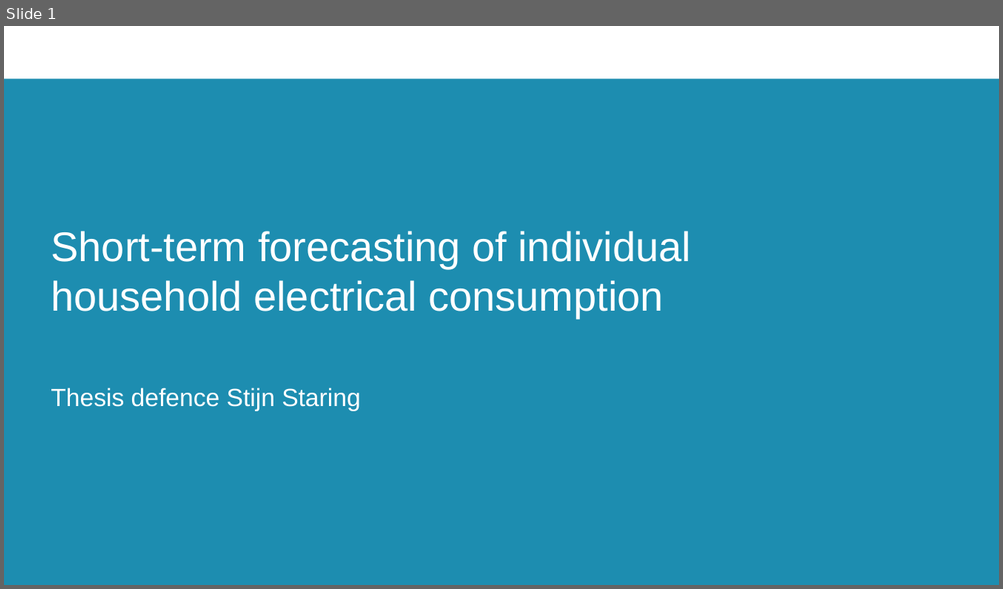
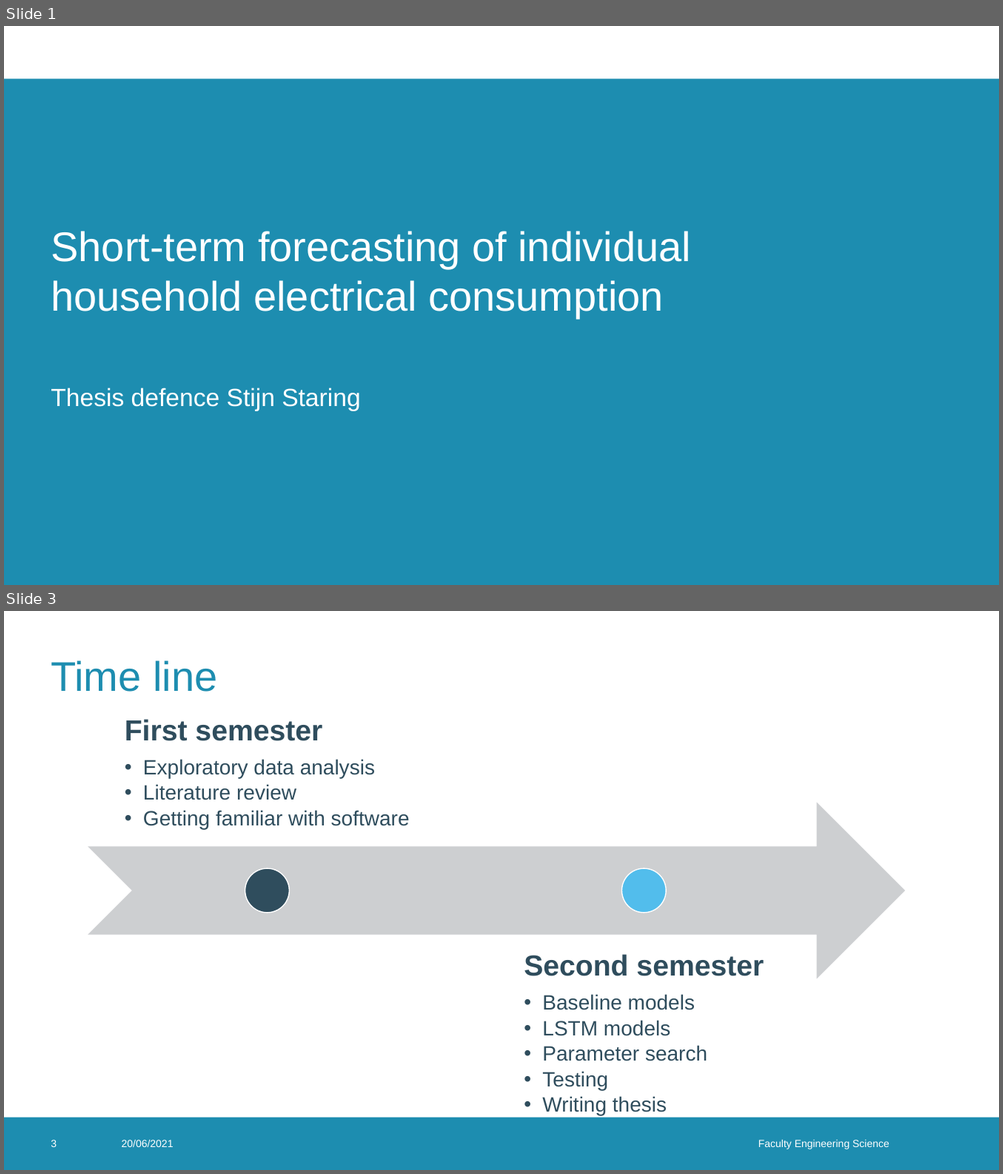
Before and after one commit to StijnStaring/TS_report, a slide deck: PPT/PPT_MAI.pptx. Shown one above the other, each under a label of ours: slide 1 before the commit, slides 1 and 3 after it; the slides between them are not shown. The pictures are 1003x589 and 1003x1174 pixels, drawn with LibreOffice and Linux fonts; fonts in the diff are those of the drawing; background and template pictures are left out. Boxes give left, top, right and bottom in pixels: in the first picture for what was removed or moved away, otherwise in the second. Text is boxed around its words. In the diff, an @@ line names an element or a change of style, - is before the commit and + after.

```diff
--- a/PPT/PPT_MAI.pptx
+++ b/PPT/PPT_MAI.pptx
@@ slide 3 added at box(4, 611, 999, 1170), background #FFFFFF; not listed: 1 template element that a slide beside it also shows @@
@@ title added at box(51, 661, 217, 692), 40 pt, text #1D8DB0 @@
+Time line
@@ group added at box(88, 719, 905, 1116): 2 texts, 2 ellipses, 1 notched right arrow @@
+First semester
+  • Exploratory data analysis
+  • Literature review
+  • Getting familiar with software
+Second semester
+  • Baseline models
+  • LSTM models
+  • Parameter search
+  • Testing
+  • Writing thesis
@@ page number added at box(51, 1140, 57, 1147), 10 pt, text #FFFFFF @@
+3
@@ text added at box(122, 1140, 173, 1147), 10 pt, text #FFFFFF @@
+20/06/2021
@@ text added at box(758, 1140, 889, 1150), 10 pt, text #FFFFFF @@
+Faculty Engineering Science
```
Also in this commit, not shown: 1 slide changed, 3 other slides added, 1 other file.
